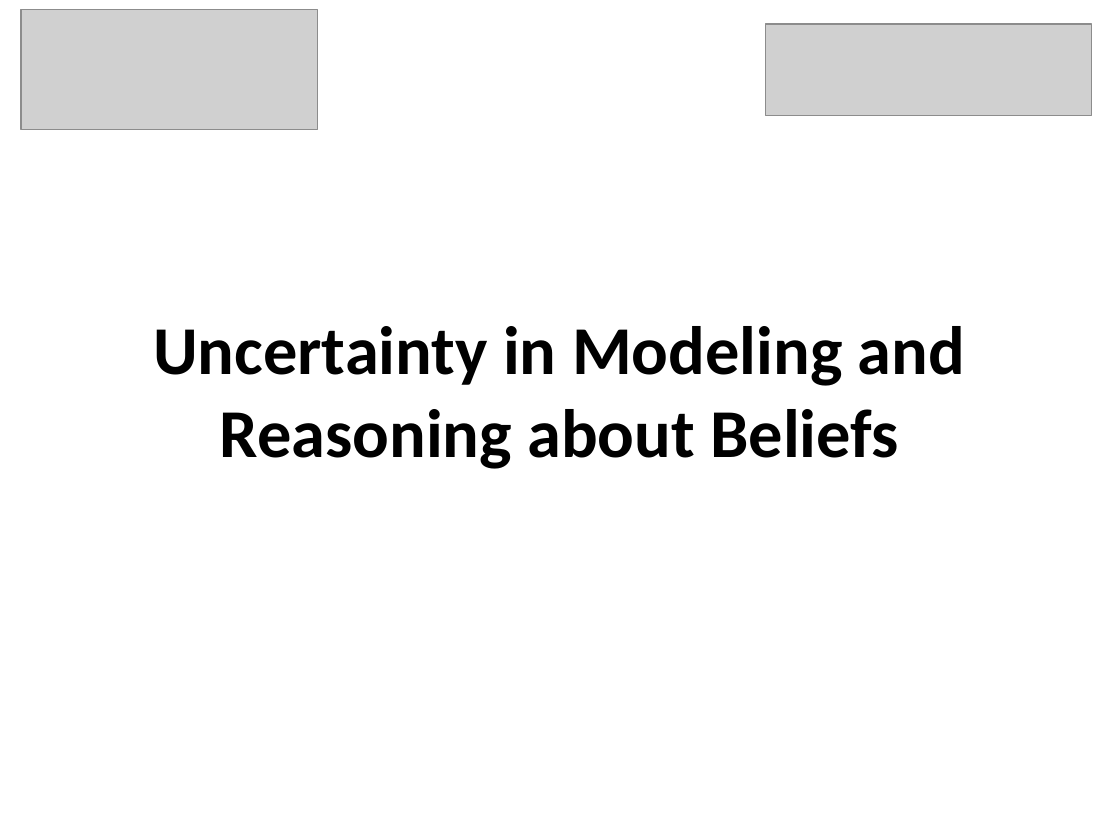
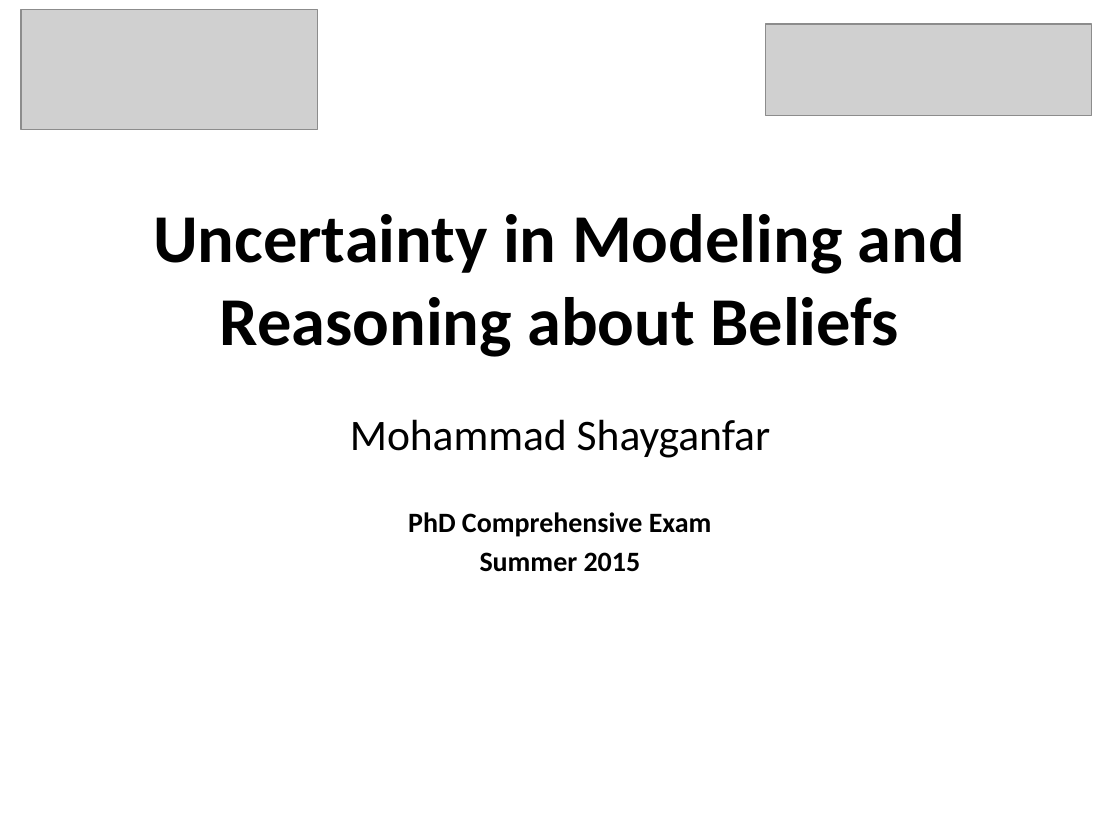
Before and after one commit to mshayganfar/CompExam1, a slide deck: slide 25 of presentation/PhD-comprehensive-exam-2.pptx. Drawn at 1120x840 pixels with LibreOffice and Linux fonts; fonts in the diff are those of the drawing; grey boxes stand for pictures. Boxes give left, top, right and bottom in pixels: in the first picture for what was removed or moved away, otherwise in the second. Text is boxed around its words. In the diff, an @@ line names an element or a change of style, - is before the commit and + after.

```diff
--- a/presentation/PhD-comprehensive-exam-2.pptx
+++ b/presentation/PhD-comprehensive-exam-2.pptx
@@ title "Uncertainty in Modeling and Reasoning ...": place and size @@
-title "Uncertainty in Modeling and Reasoning ..." at (153,326,965,469)
+title "Uncertainty in Modeling and Reasoning ..." at (153,214,965,357)
@@ subtitle added at (350,419,771,572), 18 pt, text #000000, bold @@
+Mohammad Shayganfar
+PhD Comprehensive Exam
+Summer 2015
```
Also in this commit, not shown: 9 other slides changed.
